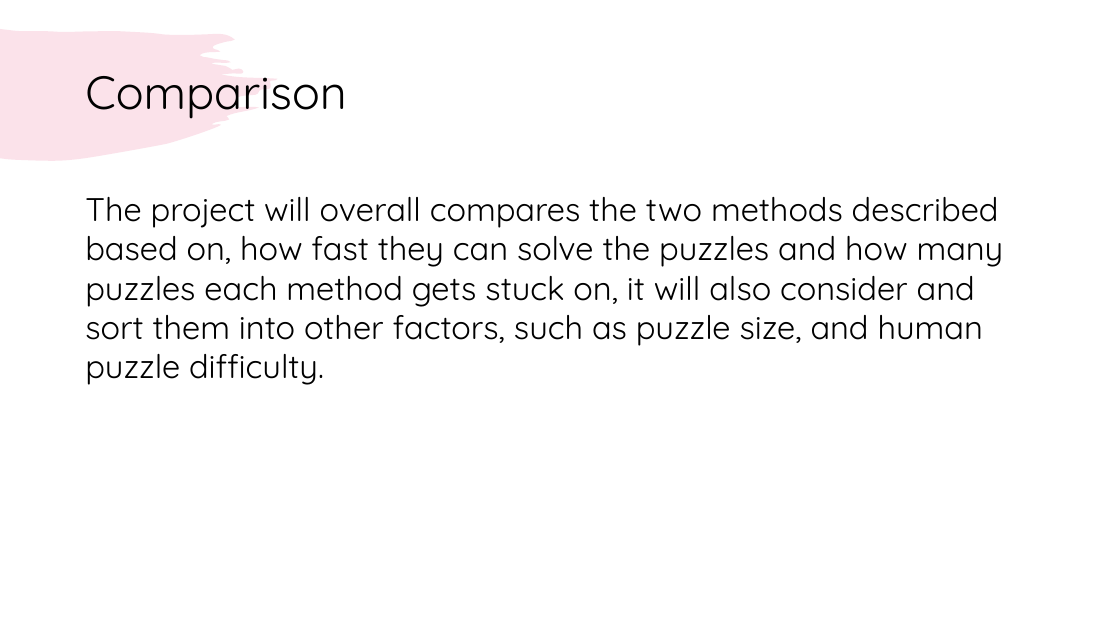
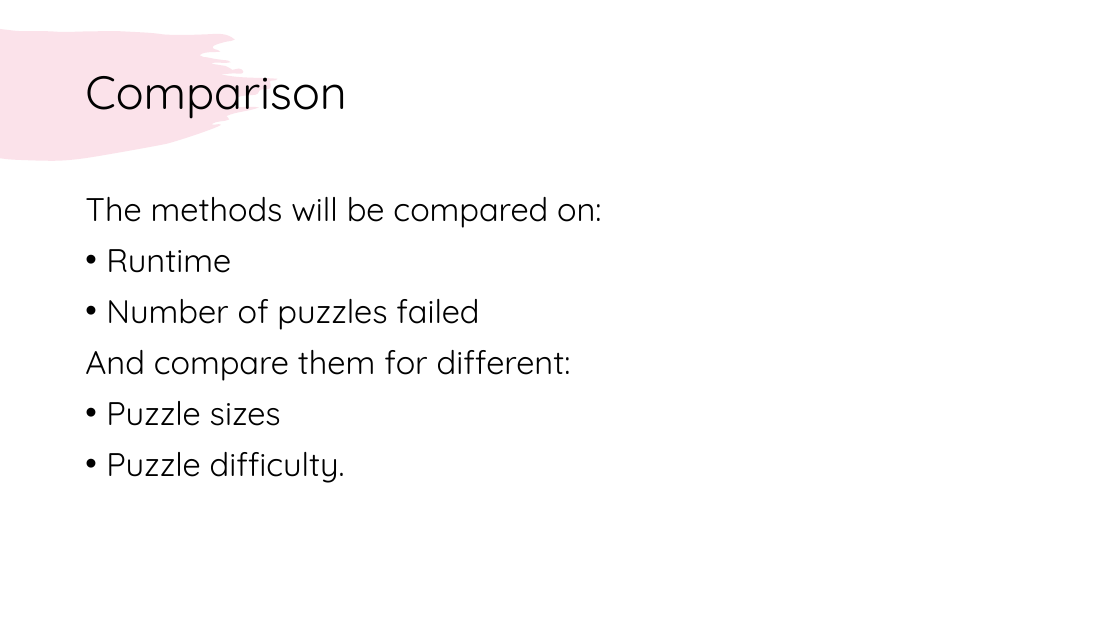
Before and after one commit to sfreeman218/MMP_Sudoku, a slide deck: slide 9 of Documentation/WIPs/Midproject review presentation/Solving Solitaire game with AI review.pptx. Drawn at 1120x630 pixels with LibreOffice and Linux fonts; fonts in the diff are those of the drawing. Boxes give left, top, right and bottom in pixels: in the first picture for what was removed or moved away, otherwise in the second. Text is boxed around its words. In the diff, an @@ line names an element or a change of style, - is before the commit and + after.

```diff
--- a/Documentation/WIPs/Midproject review presentation/Solving Solitaire game with AI review.pptx
+++ b/Documentation/WIPs/Midproject review presentation/Solving Solitaire game with AI review.pptx
@@ text at (x1=85, y1=197, x2=601, y2=483): text changed @@
-The project will overall compares the two methods described based on, how fast they can solve the puzzles and how many puzzles each method gets stuck on, it will also consider and sort them into other factors, such as puzzle size, and human puzzle difficulty.
+The methods will be compared on:
+• Runtime
+• Number of puzzles failed
+And compare them for different:
+• Puzzle sizes
+• Puzzle difficulty.
```
Also in this commit, not shown: 6 other slides changed, 2 slides added, 1 other file.
